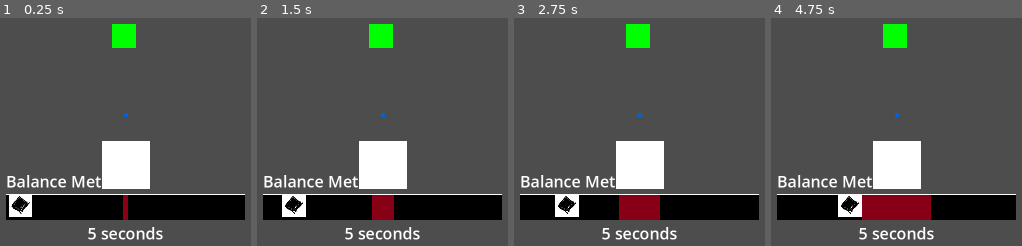
Above: before the commit, frames 1-4 (left to right).
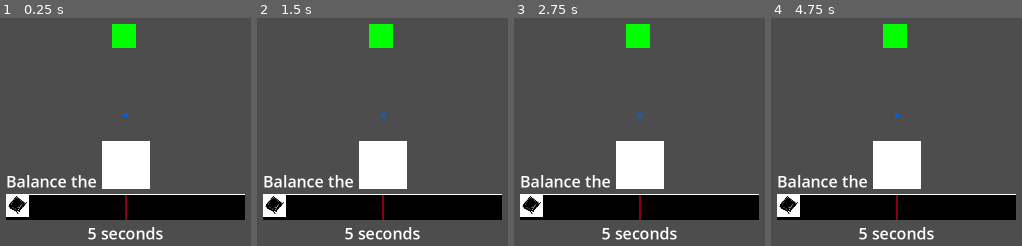
Above: after the commit, the same moments.

Repository: AndrewJDGalga/ggj2024
Game: Godot game, scene res://levels/testaj.tscn
Same seed, same stepped clock (60 frames per second), same inputs: the game is played once before the commit and once after it. The project has no main scene, so this scene is started directly.
Inputs:
- Up to frame 1 (0.25 s): no input
- Up to frame 2 (1.5 s): hold Up (action1) 0.53-1.28 s; tap Down (action2) at 1.35 s
- Up to frame 3 (2.75 s): hold Up (action1) from 2.03 s (still down)
- Up to frame 4 (4.75 s): release Up (action1) at 2.78 s; tap Down (action2) at 2.85, 4.35 s; hold Up (action1) 3.53-4.28 s

The runs differ from the first frame. In frame 1, 1.0% of the frame differs, in the area x 2-51%, y 68-89%; in frame 2, 2.3%; in frame 3, 3.5%; in frame 4, 4.7%, in the area x 2-64%, y 68-89%.

Commit message:
uploading additional audio to repo, small changes to meters

Diff:
--- a/UI/BalanceMeter.gd
+++ b/UI/BalanceMeter.gd
@@ -2,12 +2,22 @@
 
 var TimeUnits = "seconds"
 var new_percent = 0 # testing var for debug
+var is_running := false
 
 func _ready():
 	set_balance_meter_time(5);
 
 func _process(delta):
-	step_debug_meter()
+	if is_running:
+		#step_debug_meter()
+		pass
+
+func start():
+	is_running = true
+	reset()
+
+func reset():
+	set_meter_point_percent(0.5)
 
 # function used for debugging the meter
 func step_debug_meter():
--- a/UI/RewardUI.tscn
+++ b/UI/RewardUI.tscn
@@ -18,7 +18,7 @@
 
 [node name="RewardText" type="Label" parent="VBoxContainer"]
 layout_mode = 2
-text = "Reward!"
+text = "Lorem ipsum dolor sit amet, consectetur adipiscing elit, sed do eiusmod tempor incididunt ut labore et dolore magna aliqua. Ut enim ad minim veniam, quis nostrud exercitation ullamco laboris nisi ut aliquip ex ea commodo consequat. Duis aute irure dolor in reprehenderit in voluptate velit esse cillum dolore eu fugiat nulla pariatur. Excepteur sint occaecat cupidatat non proident, sunt in culpa qui officia deserunt mollit anim id est laborum."
 horizontal_alignment = 1
 
 [node name="RewardImage" type="TextureRect" parent="VBoxContainer"]
--- a/entities/curtis.gd
+++ b/entities/curtis.gd
@@ -13,6 +13,9 @@
 var cur_accuracy := 0.0
 #tied to pow and accuracy gain
 var gain_attribute := true
+
+func _ready():
+	catch_meter.set_meter_text("Balance the line!")
 
 func _physics_process(delta):
 	if game_manager:
Not shown: 1 places in UI/RewardUI.tscn that only renumber resources
Not shown, added: assets/audio/GGL - Redneck Fishing/GGL - Redneck Fishing_/Music/Gameplay Music/Dumb_Banjo_Song_extended_2.wav.import
Not shown, added: assets/audio/GGL - Redneck Fishing/GGL - Redneck Fishing_/Music/Gameplay Music/Dumb_banjo_misc_jamDumb_Banjo_Song_shortened.wav.import
Not shown, added: assets/audio/GGL - Redneck Fishing/GGL - Redneck Fishing_/Music/Gameplay Music/GGL_-_Redneck_Fishing_3.wav.import
Not shown, added: assets/audio/GGL - Redneck Fishing/GGL - Redneck Fishing_/Samples/Comedy/wet_fart_sample.wav.import
Not shown, added: assets/audio/GGL - Redneck Fishing/GGL - Redneck Fishing_/Samples/Swamp Ambience/Nature_Forrest_Swamp_sounds.mp3.import
Not shown, added: assets/audio/GGL - Redneck Fishing/GGL - Redneck Fishing_/Music/Gameplay Music/Dumb_Banjo_Song_extended_2.wav
Not shown, added: assets/audio/GGL - Redneck Fishing/GGL - Redneck Fishing_/Music/Gameplay Music/Dumb_banjo_misc_jamDumb_Banjo_Song_shortened.wav
Not shown, added: assets/audio/GGL - Redneck Fishing/GGL - Redneck Fishing_/Music/Gameplay Music/GGL_-_Redneck_Fishing_3.wav
Not shown, added: assets/audio/GGL - Redneck Fishing/GGL - Redneck Fishing_/Samples/Comedy/wet_fart_sample.wav
Not shown, added: assets/audio/GGL - Redneck Fishing/GGL - Redneck Fishing_/Samples/Swamp Ambience/Nature_Forrest_Swamp_sounds.mp3
